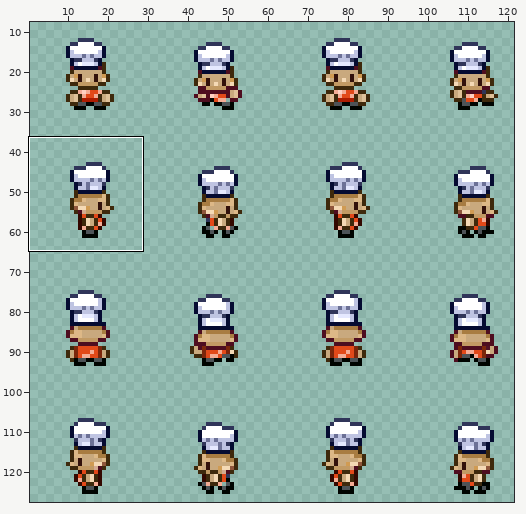
Sprite sheet -- images/characters/people/npc5.png. Above: a wide view before the commit, with the close-up outlined.
Close-up. Before the commit:
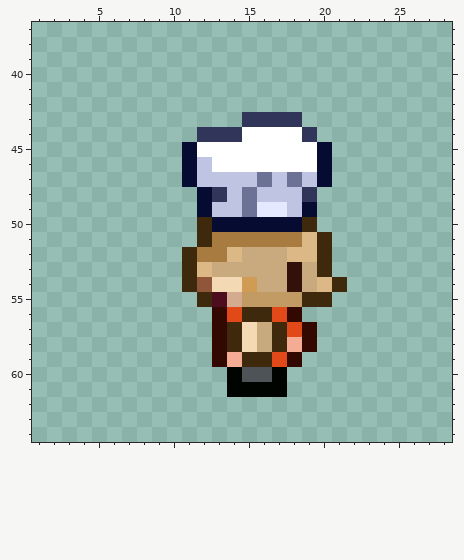
The file is 128x128 pixels. Pixels under 10% opacity are left out. Colours within 5 levels of each other are drawn and written as one. Shown: x 1..28, y 37..64. The wide view leaves out empty margins.
Now the later version:
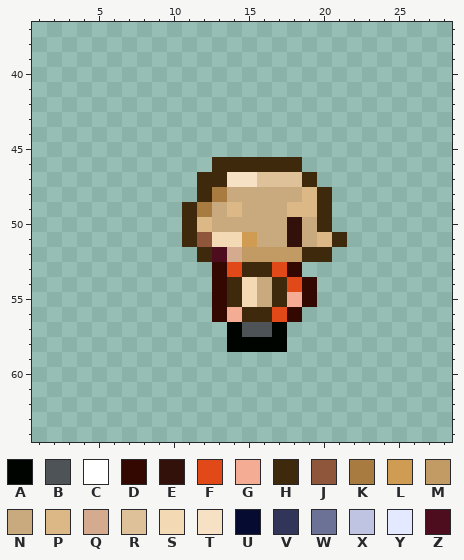
Palette (. is transparent): A #000400  B #4d5357  C #ffffff  D #330800  E #32110b  F #e24919  G #f4ac95  H #3e290c  J #8f563b  K #a87c41  L #d09b53  M #c29a64  N #c9a97e  P #ddb887  Q #d5ab90  R #dfc199  S #f4d9b5  T #f7e1c4  U #050b31  V #303559  W #6c7196  X #bfc4e2  Y #e5e9ff  Z #4e0d1f
The exact change:
Changed rows in their new state; - is an unchanged pixel.
first column x 11:
43 ----....---
44 -........--
45 ..........-
46 ..HHHHHH..-
47 .HHTTRRRH.-
48 -HKNNNNNPH-
49 HKNPNNNPPH-
50 HPNNNNNENH-
51 HJSSLNNENPH
52 .HZQMMMMH--
53 ..DFHHFD..-
54 ..DHS-HFD..
55 -.DHSNHGD.-
56 ---G-------
57 --.ABBA..--
58 --.AAAA..--
59 --......---
60 ---....----
61 ---....----
